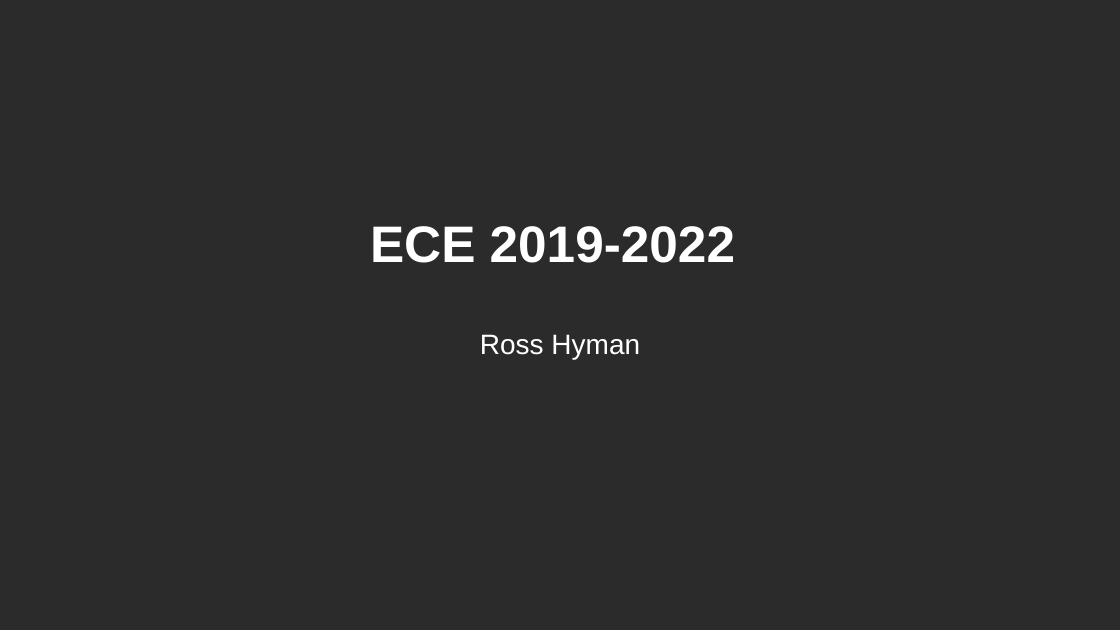
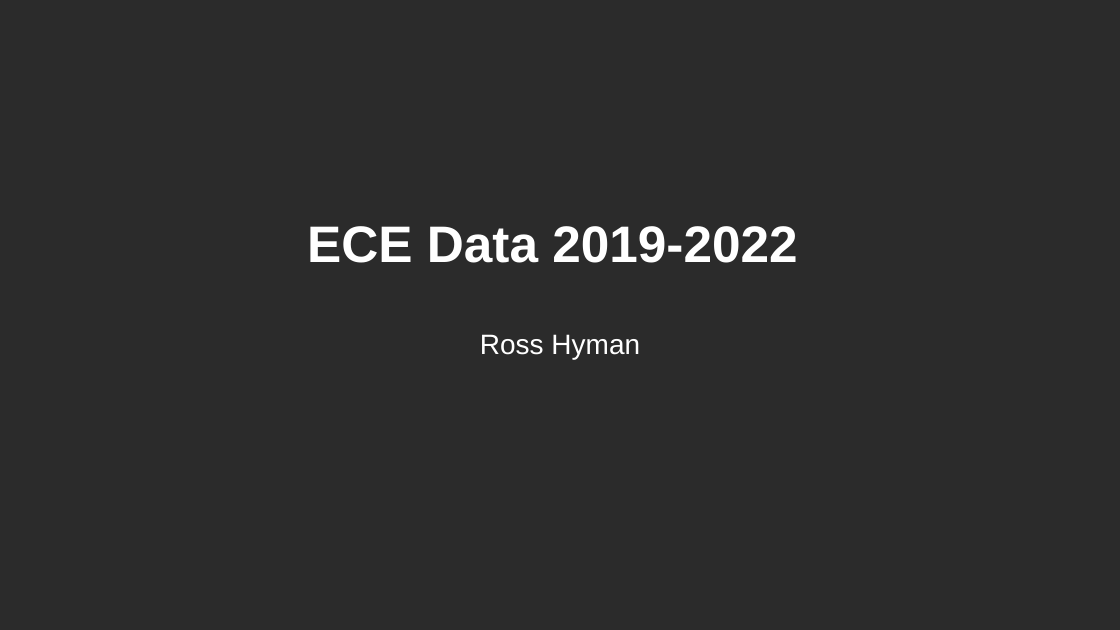
Before and after one commit to RossHyman/Springboard, a slide deck: slide 4 of Truman/Hyman_ECE Data Strategist Task 090622.pptx. Drawn at 1120x630 pixels with LibreOffice and Linux fonts; fonts in the diff are those of the drawing; background and template pictures are left out; a plain dark background stands for a picture behind light text. Boxes give left, top, right and bottom in pixels: in the first picture for what was removed or moved away, otherwise in the second. Text is boxed around its words. In the diff, an @@ line names an element or a change of style, - is before the commit and + after.

```diff
--- a/Truman/Hyman_ECE Data Strategist Task 090622.pptx
+++ b/Truman/Hyman_ECE Data Strategist Task 090622.pptx
@@ title at (307, 226, 797, 263): text changed @@
-ECE 2019-2022
+ECE Data 2019-2022
```
Also in this commit, not shown: 8 other slides changed, 1 slide added, 1 slide removed, 4 other files.
